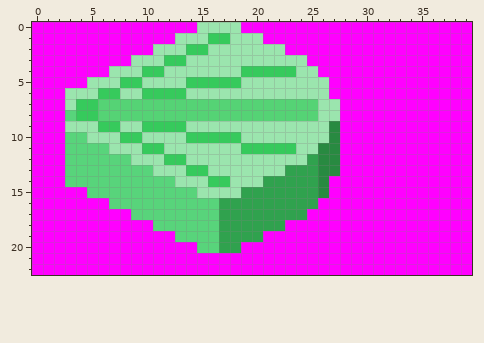
Two states of a pixel-art sprite, media/conveyor_dir_0_turn_high.png. Above: the version before the commit.
The file is 40x23 pixels.
Once edited:
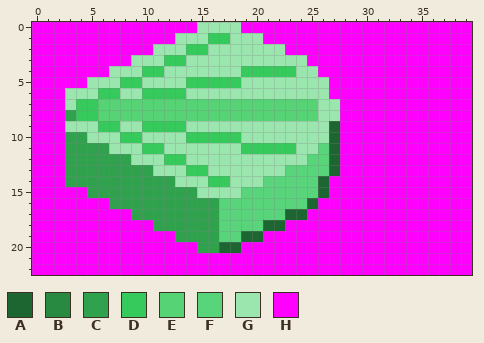
Palette (. is transparent): A #1e6631  B #288a41  C #30a24e  D #36ca5c  E #55d375  F #58d47b  G #9be5ae  H #ff00ff
Change:
Changed rows in their new state; - is an unchanged pixel.
first column x 3:
 8 C------------------------
 9 ------------------------A
10 CC----------------------A
11 CCCC-------------------FA
12 CCCCCC----------------FFA
13 CCCCCCCC------------FFFFA
14 CCCCCCCCCC--------FFFFFA-
15 --CCCCCCCCCC----FFFFFFFA-
16 ----CCCCCCCCCCFFFFFFFFA--
17 ------CCCCCCCCFFFFFFAA---
18 --------CCCCCCFFFFAA-----
19 ----------CCCCFFAA-------
20 ------------CCAA---------
